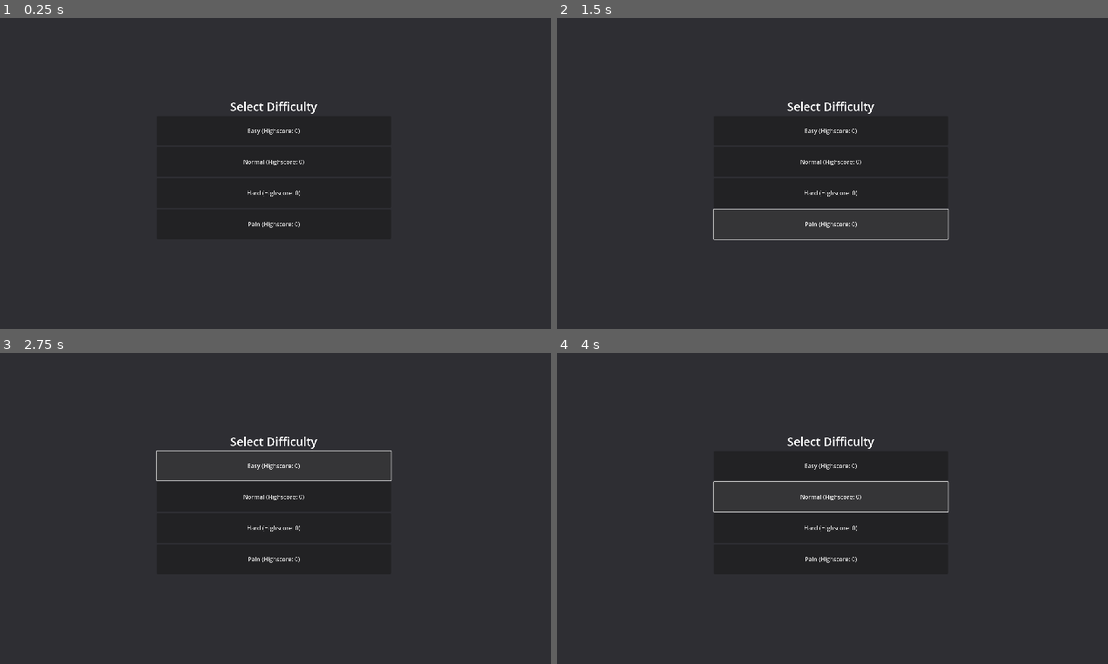
Above: before the commit, frames 1-4 (two rows, left to right).
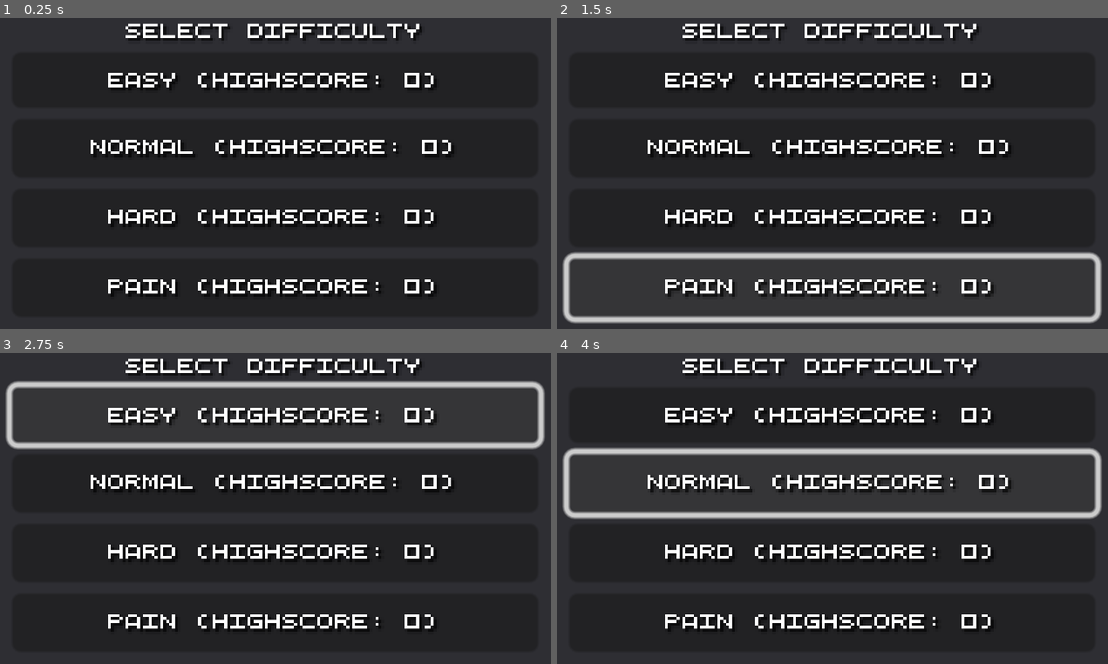
Above: after the commit, the same moments.

Repository: Theooolone/m-game
Game: Godot game, scene res://scenes/catsim/difficulty.tscn
The game is run twice, just before and just after one commit, with the same random seed, the same clock (stepped at 60 frames per second) and the same inputs. This scene is started directly instead of the project's main scene.
Inputs:
- Up to frame 1 (0.25 s): no input
- Up to frame 2 (1.5 s): click "Hard (Highscore: 0)" at 0.5 s; click "Pain (Highscore: 0)" at 1.25 s
- Up to frame 3 (2.75 s): click "Easy (Highscore: 0)" at 2 s
- Up to frame 4 (4 s): click "Easy (Highscore: 0)" at 2.75 s; click "Normal (Highscore: 0)" at 3.5 s

The runs differ from the first frame. In frame 1, 8.8% of the frame differs, in the area x 16-83%, y 1-90%; in frame 2, 15%, in the area x 0-99%, y 1-99%; in frame 3, 14%; in frame 4, 15%.

Commit message:
Modified font for difficulty buttons

Diff:
--- a/scenes/catsim/difficulty.tscn
+++ b/scenes/catsim/difficulty.tscn
@@ -1,54 +1,109 @@
 [gd_scene load_steps=3 format=3 uid="uid://dbw4x1utc5wy6"]
 
 [ext_resource type="Script" path="res://scripts/difficulty.gd" id="1_aydrc"]
+[ext_resource type="LabelSettings" uid="uid://dguaiif1dpkwk" path="res://resources/5px.tres" id="1_fwnny"]
 
-[sub_resource type="LabelSettings" id="LabelSettings_dnyrl"]
-font_size = 32
-
-[node name="CanvasLayer" type="CanvasLayer"]
+[node name="Node2D" type="Node2D"]
 script = ExtResource("1_aydrc")
 
-[node name="VBoxContainer" type="VBoxContainer" parent="."]
+[node name="Camera2D" type="Camera2D" parent="."]
+zoom = Vector2(8, 8)
+
+[node name="Control" type="Control" parent="."]
+layout_mode = 3
+anchors_preset = 0
+offset_left = -120.0
+offset_top = -68.0
+offset_right = 121.0
+offset_bottom = 67.0
+
+[node name="VBoxContainer" type="VBoxContainer" parent="Control"]
+layout_mode = 1
 anchors_preset = 8
 anchor_left = 0.5
 anchor_top = 0.5
 anchor_right = 0.5
 anchor_bottom = 0.5
-offset_left = -322.5
-offset_top = -194.0
-offset_right = 322.5
-offset_bottom = 194.0
+offset_left = -90.5
+offset_top = -51.0
+offset_right = 90.5
+offset_bottom = 51.0
 grow_horizontal = 2
 grow_vertical = 2
 
-[node name="Label" type="Label" parent="VBoxContainer"]
+[node name="Label" type="Label" parent="Control/VBoxContainer"]
 layout_mode = 2
 text = "Select Difficulty"
-label_settings = SubResource("LabelSettings_dnyrl")
+label_settings = ExtResource("1_fwnny")
 horizontal_alignment = 1
 vertical_alignment = 2
 
-[node name="EasyButton" type="Button" parent="VBoxContainer"]
+[node name="EasyButton" type="Button" parent="Control/VBoxContainer"]
 layout_mode = 2
 size_flags_vertical = 3
+tooltip_text = "Test"
+
+[node name="Label" type="Label" parent="Control/VBoxContainer/EasyButton"]
+layout_mode = 1
+anchors_preset = 15
+anchor_right = 1.0
+anchor_bottom = 1.0
+grow_horizontal = 2
+grow_vertical = 2
 text = "Easy"
+label_settings = ExtResource("1_fwnny")
+horizontal_alignment = 1
+vertical_alignment = 1
 
-[node name="NormalButton" type="Button" parent="VBoxContainer"]
+[node name="NormalButton" type="Button" parent="Control/VBoxContainer"]
 layout_mode = 2
 size_flags_vertical = 3
-text = "Normal"
 
-[node name="HardButton" type="Button" parent="VBoxContainer"]
+[node name="Label" type="Label" parent="Control/VBoxContainer/NormalButton"]
+layout_mode = 1
+anchors_preset = 15
+anchor_right = 1.0
+anchor_bottom = 1.0
+grow_horizontal = 2
+grow_vertical = 2
+text = "Easy"
+label_settings = ExtResource("1_fwnny")
+horizontal_alignment = 1
+vertical_alignment = 1
+
+[node name="HardButton" type="Button" parent="Control/VBoxContainer"]
 layout_mode = 2
 size_flags_vertical = 3
-text = "Hard"
 
-[node name="PainButton" type="Button" parent="VBoxContainer"]
+[node name="Label" type="Label" parent="Control/VBoxContainer/HardButton"]
+layout_mode = 1
+anchors_preset = 15
+anchor_right = 1.0
+anchor_bottom = 1.0
+grow_horizontal = 2
+grow_vertical = 2
+text = "Easy"
+label_settings = ExtResource("1_fwnny")
+horizontal_alignment = 1
+vertical_alignment = 1
+
+[node name="PainButton" type="Button" parent="Control/VBoxContainer"]
 layout_mode = 2
 size_flags_vertical = 3
-text = "Pain"
 
-[connection signal="pressed" from="VBoxContainer/EasyButton" to="." method="_on_easy_button_pressed"]
-[connection signal="pressed" from="VBoxContainer/NormalButton" to="." method="_on_normal_button_pressed"]
-[connection signal="pressed" from="VBoxContainer/HardButton" to="." method="_on_hard_button_pressed"]
-[connection signal="pressed" from="VBoxContainer/PainButton" to="." method="_on_pain_button_pressed"]
+[node name="Label" type="Label" parent="Control/VBoxContainer/PainButton"]
+layout_mode = 1
+anchors_preset = 15
+anchor_right = 1.0
+anchor_bottom = 1.0
+grow_horizontal = 2
+grow_vertical = 2
+text = "Easy"
+label_settings = ExtResource("1_fwnny")
+horizontal_alignment = 1
+vertical_alignment = 1
+
+[connection signal="pressed" from="Control/VBoxContainer/EasyButton" to="." method="_on_easy_button_pressed"]
+[connection signal="pressed" from="Control/VBoxContainer/NormalButton" to="." method="_on_normal_button_pressed"]
+[connection signal="pressed" from="Control/VBoxContainer/HardButton" to="." method="_on_hard_button_pressed"]
+[connection signal="pressed" from="Control/VBoxContainer/PainButton" to="." method="_on_pain_button_pressed"]
--- a/scripts/difficulty.gd
+++ b/scripts/difficulty.gd
@@ -1,15 +1,15 @@
-extends CanvasLayer
+extends Node2D
 
 
 func _ready():
 	var easy_highscore = Global.get_config_value("cat_sim_highscores", "difficulty_0.6", 0)
-	$VBoxContainer/EasyButton.text = "Easy (Highscore: " + str(10*easy_highscore) + ")"
+	$Control/VBoxContainer/EasyButton/Label.text = "Easy (Highscore: " + str(10*easy_highscore) + ")"
 	var normal_highscore = Global.get_config_value("cat_sim_highscores", "difficulty_1", 0)
-	$VBoxContainer/NormalButton.text = "Normal (Highscore: " + str(10*normal_highscore) + ")"
+	$Control/VBoxContainer/NormalButton/Label.text = "Normal (Highscore: " + str(10*normal_highscore) + ")"
 	var hard_highscore = Global.get_config_value("cat_sim_highscores", "difficulty_2", 0)
-	$VBoxContainer/HardButton.text = "Hard (Highscore: " + str(10*hard_highscore) + ")"
+	$Control/VBoxContainer/HardButton/Label.text = "Hard (Highscore: " + str(10*hard_highscore) + ")"
 	var pain_highscore = Global.get_config_value("cat_sim_highscores", "difficulty_5", 0)
-	$VBoxContainer/PainButton.text = "Pain (Highscore: " + str(10*pain_highscore) + ")"
+	$Control/VBoxContainer/PainButton/Label.text = "Pain (Highscore: " + str(10*pain_highscore) + ")"
 
 
 func _on_easy_button_pressed():
